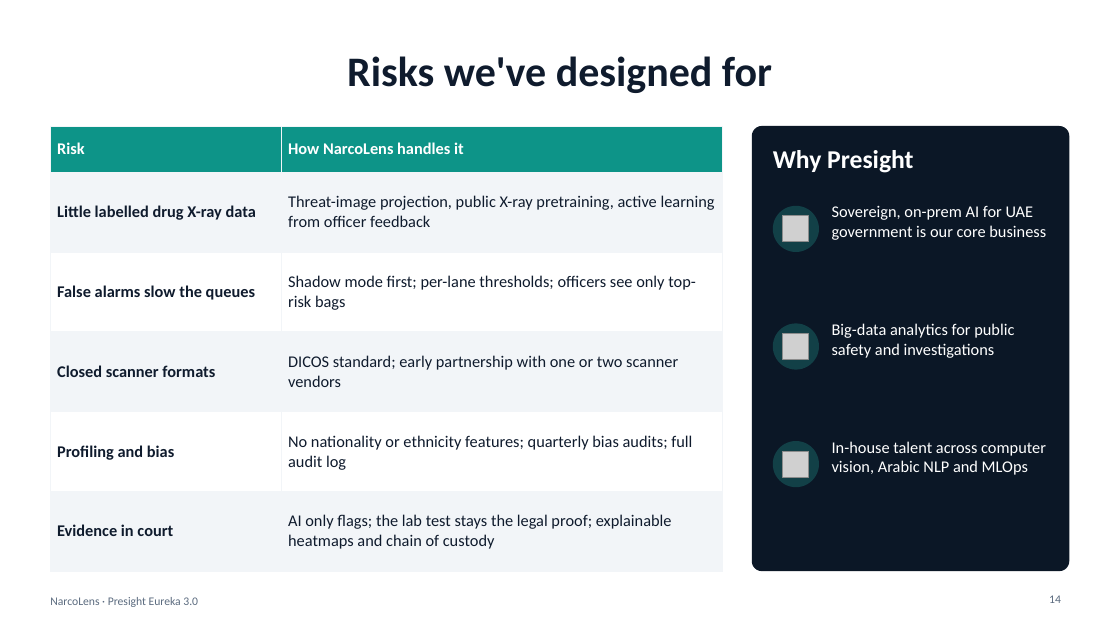
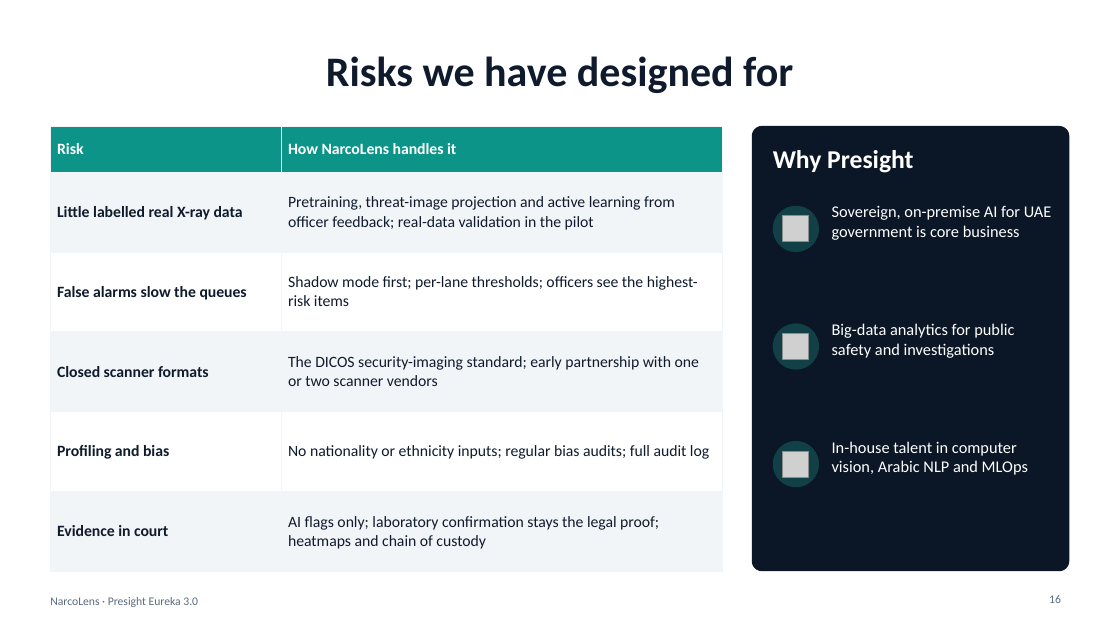
Before and after one commit to farahshaik14/narcolens-eureka, a slide deck: slide 16 of narcolens-pitch-deck.pptx (slide 14 before the commit). Drawn at 1120x630 pixels with LibreOffice and Linux fonts; fonts in the diff are those of the drawing; grey boxes stand for pictures. Boxes give left, top, right and bottom in pixels: in the first picture for what was removed or moved away, otherwise in the second. Text is boxed around its words. In the diff, an @@ line names an element or a change of style, - is before the commit and + after.

```diff
--- a/narcolens-pitch-deck.pptx
+++ b/narcolens-pitch-deck.pptx
@@ title at [326,56,793,93]: text changed @@
-Risks we've designed for
+Risks we have designed for
@@ table at [50,126,723,553] @@
-row 2, column 1: Little labelled drug X-ray data
+row 2, column 1: Little labelled real X-ray data
-row 2, column 2: Threat-image projection, public X-ray pretraining, active learning from officer feedback
+row 2, column 2: Pretraining, threat-image projection and active learning from officer feedback; real-data validation in the pilot
-row 3, column 2: Shadow mode first; per-lane thresholds; officers see only top-risk bags
+row 3, column 2: Shadow mode first; per-lane thresholds; officers see the highest-risk items
-row 4, column 2: DICOS standard; early partnership with one or two scanner vendors
+row 4, column 2: The DICOS security-imaging standard; early partnership with one or two scanner vendors
-row 5, column 2: No nationality or ethnicity features; quarterly bias audits; full audit log
+row 5, column 2: No nationality or ethnicity inputs; regular bias audits; full audit log
-row 6, column 2: AI only flags; the lab test stays the legal proof; explainable heatmaps and chain of custody
+row 6, column 2: AI flags only; laboratory confirmation stays the legal proof; heatmaps and chain of custody
@@ size 14 to 13.5 pt in "Risk", "How NarcoLens handles it", "False alarms slow the queues", "Closed scanner formats" and 2 more places @@
@@ text at [832,206,1052,240]: text changed @@
-Sovereign, on-prem AI for UAE government is our core business
+Sovereign, on-premise AI for UAE government is core business
@@ text at [832,441,1028,475]: text changed @@
-In-house talent across computer vision, Arabic NLP and MLOps
+In-house talent in computer vision, Arabic NLP and MLOps
```
Also in this commit, not shown: 4 other slides changed, 12 slides added, 10 slides removed, 9 other files.
